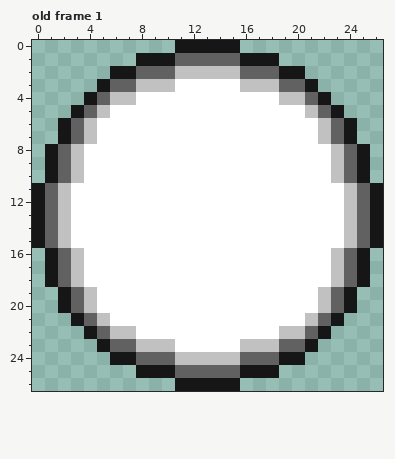
One commit to this pixel-art file: Assets/img/sphere.ase. This is how it looked before the edit.
27x27 pixels, 1 frame. Colours within 5 levels of each other are drawn and written as one. Shown: old frame 1. The commit also changed other frames, which this record leaves out.
Now the later version:
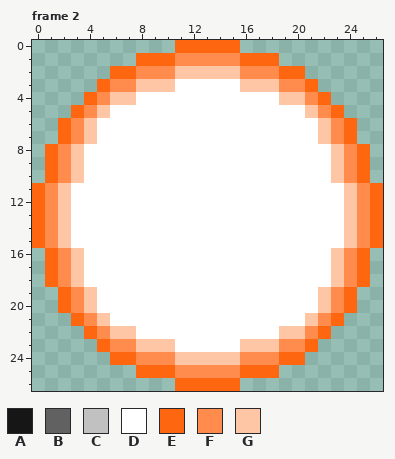
Palette (. is transparent): A #161616  B #616161  C #c1c1c1  D #ffffff  E #ff6610  F #ff8c4c  G #ffc6a6
A new or re-ordered frame is compared with the old frame closest to it.
The edit:
{"change": "frames 1 -> 14"}
{"change": "layer \"sphere_o\" added"}
{"change": "layer \"Layer 1\" removed"}
{"where": "frame 2 is new; against old frame 1, layer \"sphere_o\""}
{"frame":2,"y":0,"x":11,"old":"AAAAA","new":"EEEEE"}
{"frame":2,"y":1,"x":8,"old":"AAABBBBBAAA","new":"EEEFFFFFEEE"}
{"frame":2,"y":2,"x":6,"old":"AABBBCCCCCBBBAA","new":"EEFFFGGGGGFFFEE"}
{"frame":2,"y":3,"x":5,"old":"ABBCCC","new":"EFFGGG"}
{"frame":2,"y":3,"x":16,"old":"CCCBBA","new":"GGGFFE"}
{"frame":2,"y":4,"x":4,"old":"ABCC","new":"EFGG"}
{"frame":2,"y":4,"x":19,"old":"CCBA","new":"GGFE"}
{"frame":2,"y":5,"x":3,"old":"ABC","new":"EFG"}
{"frame":2,"y":5,"x":21,"old":"CBA","new":"GFE"}
{"frame":2,"y":6,"x":2,"old":"ABC","new":"EFG"}
{"frame":2,"y":6,"x":22,"old":"CBA","new":"GFE"}
{"frame":2,"y":7,"x":2,"old":"ABC","new":"EFG"}
{"frame":2,"y":7,"x":22,"old":"CBA","new":"GFE"}
{"frame":2,"y":8,"x":1,"old":"ABC","new":"EFG"}
{"frame":2,"y":8,"x":23,"old":"CBA","new":"GFE"}
{"frame":2,"y":9,"x":1,"old":"ABC","new":"EFG"}
{"frame":2,"y":9,"x":23,"old":"CBA","new":"GFE"}
{"frame":2,"y":10,"x":1,"old":"ABC","new":"EFG"}
{"frame":2,"y":10,"x":23,"old":"CBA","new":"GFE"}
{"frame":2,"y":11,"x":0,"old":"ABC","new":"EFG"}
{"frame":2,"y":11,"x":24,"old":"CBA","new":"GFE"}
{"frame":2,"y":12,"x":0,"old":"ABC","new":"EFG"}
{"frame":2,"y":12,"x":24,"old":"CBA","new":"GFE"}
{"frame":2,"y":13,"x":0,"old":"ABC","new":"EFG"}
{"frame":2,"y":13,"x":24,"old":"CBA","new":"GFE"}
{"frame":2,"y":14,"x":0,"old":"ABC","new":"EFG"}
{"frame":2,"y":14,"x":24,"old":"CBA","new":"GFE"}
{"frame":2,"y":15,"x":0,"old":"ABC","new":"EFG"}
{"frame":2,"y":15,"x":24,"old":"CBA","new":"GFE"}
{"frame":2,"y":16,"x":1,"old":"ABC","new":"EFG"}
{"frame":2,"y":16,"x":23,"old":"CBA","new":"GFE"}
{"frame":2,"y":17,"x":1,"old":"ABC","new":"EFG"}
{"frame":2,"y":17,"x":23,"old":"CBA","new":"GFE"}
{"frame":2,"y":18,"x":1,"old":"ABC","new":"EFG"}
{"frame":2,"y":18,"x":23,"old":"CBA","new":"GFE"}
{"frame":2,"y":19,"x":2,"old":"ABC","new":"EFG"}
{"frame":2,"y":19,"x":22,"old":"CBA","new":"GFE"}
{"frame":2,"y":20,"x":2,"old":"ABC","new":"EFG"}
{"frame":2,"y":20,"x":22,"old":"CBA","new":"GFE"}
{"frame":2,"y":21,"x":3,"old":"ABC","new":"EFG"}
{"frame":2,"y":21,"x":21,"old":"CBA","new":"GFE"}
{"frame":2,"y":22,"x":4,"old":"ABCC","new":"EFGG"}
{"frame":2,"y":22,"x":19,"old":"CCBA","new":"GGFE"}
{"frame":2,"y":23,"x":5,"old":"ABBCCC","new":"EFFGGG"}
{"frame":2,"y":23,"x":16,"old":"CCCBBA","new":"GGGFFE"}
{"frame":2,"y":24,"x":6,"old":"AABBBCCCCCBBBAA","new":"EEFFFGGGGGFFFEE"}
{"frame":2,"y":25,"x":8,"old":"AAABBBBBAAA","new":"EEEFFFFFEEE"}
{"frame":2,"y":26,"x":11,"old":"AAAAA","new":"EEEEE"}
{"label":"changed","picture_box":[32,40,383,391]}
